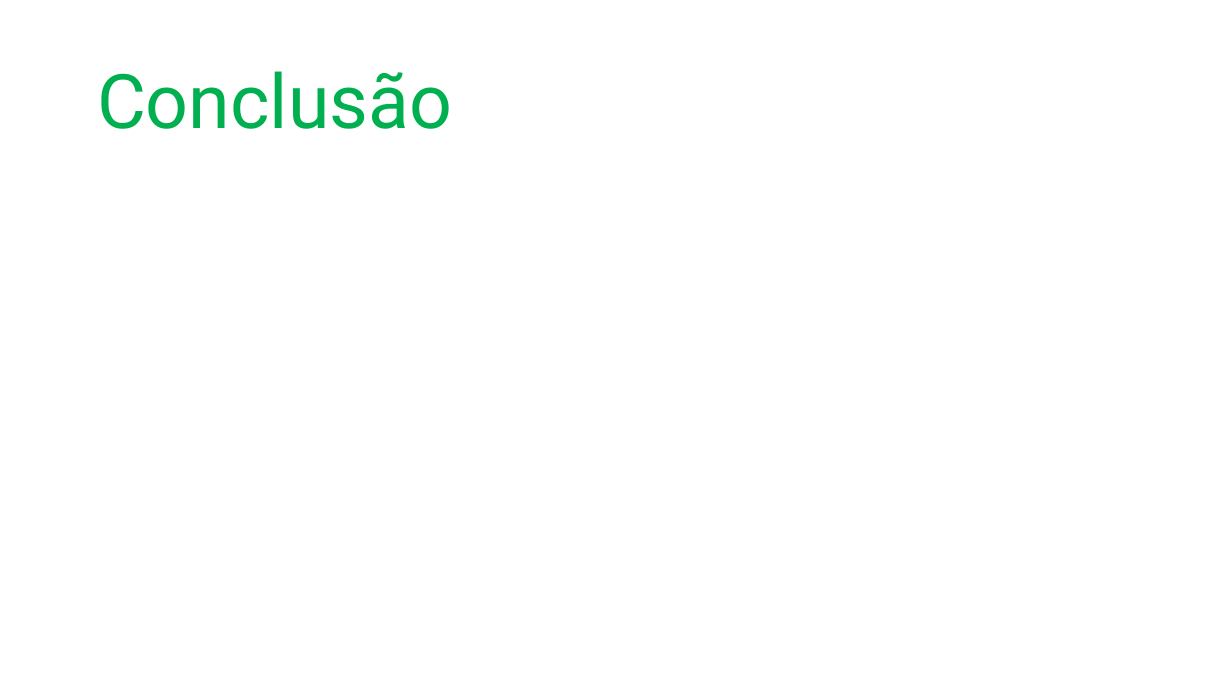
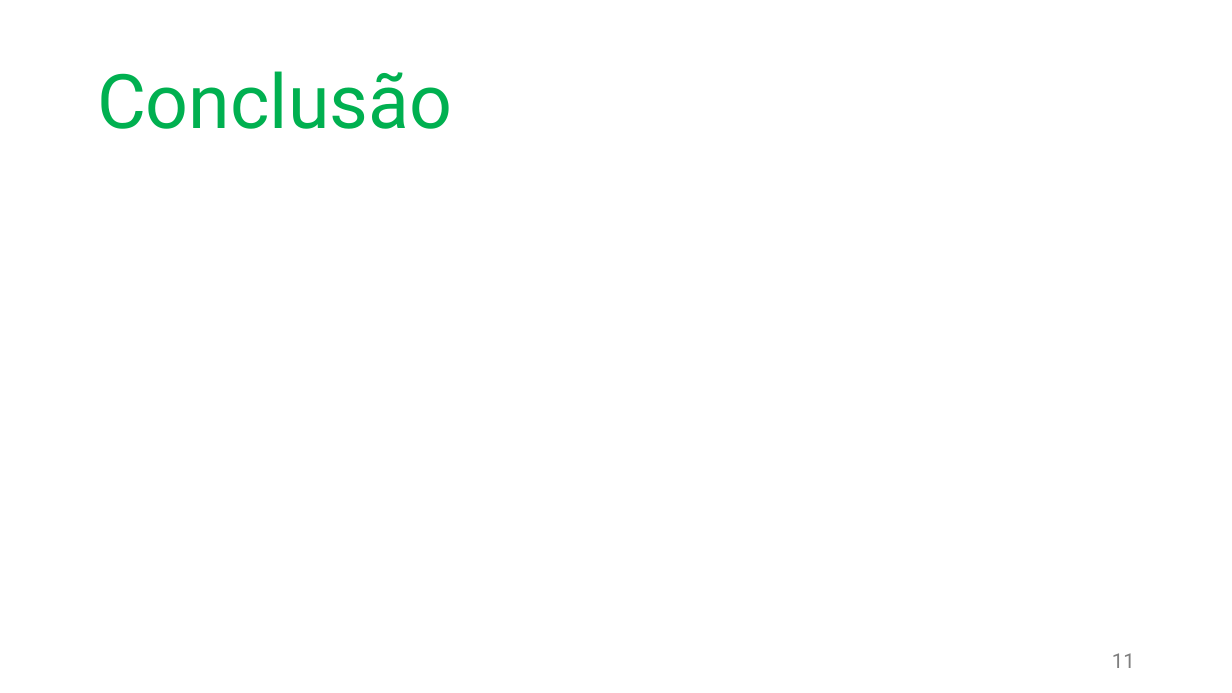
Before and after one commit to DarkDym/git-TCC, a slide deck: slide 11 of Documentacao/tcc_apresentacao.pptx (slide 9 before the commit). Drawn at 1232x693 pixels with LibreOffice and Linux fonts; fonts in the diff are those of the drawing; background and template pictures are left out. Boxes give left, top, right and bottom in pixels: in the first picture for what was removed or moved away, otherwise in the second. Text is boxed around its words. In the diff, an @@ line names an element or a change of style, - is before the commit and + after.

```diff
--- a/Documentacao/tcc_apresentacao.pptx
+++ b/Documentacao/tcc_apresentacao.pptx
@@ page number added at bbox=[1112, 653, 1135, 668], 12 pt, text #7F7F7F @@
+11
```
Also in this commit, not shown: 8 other slides changed, 2 slides added, 4 other files.
